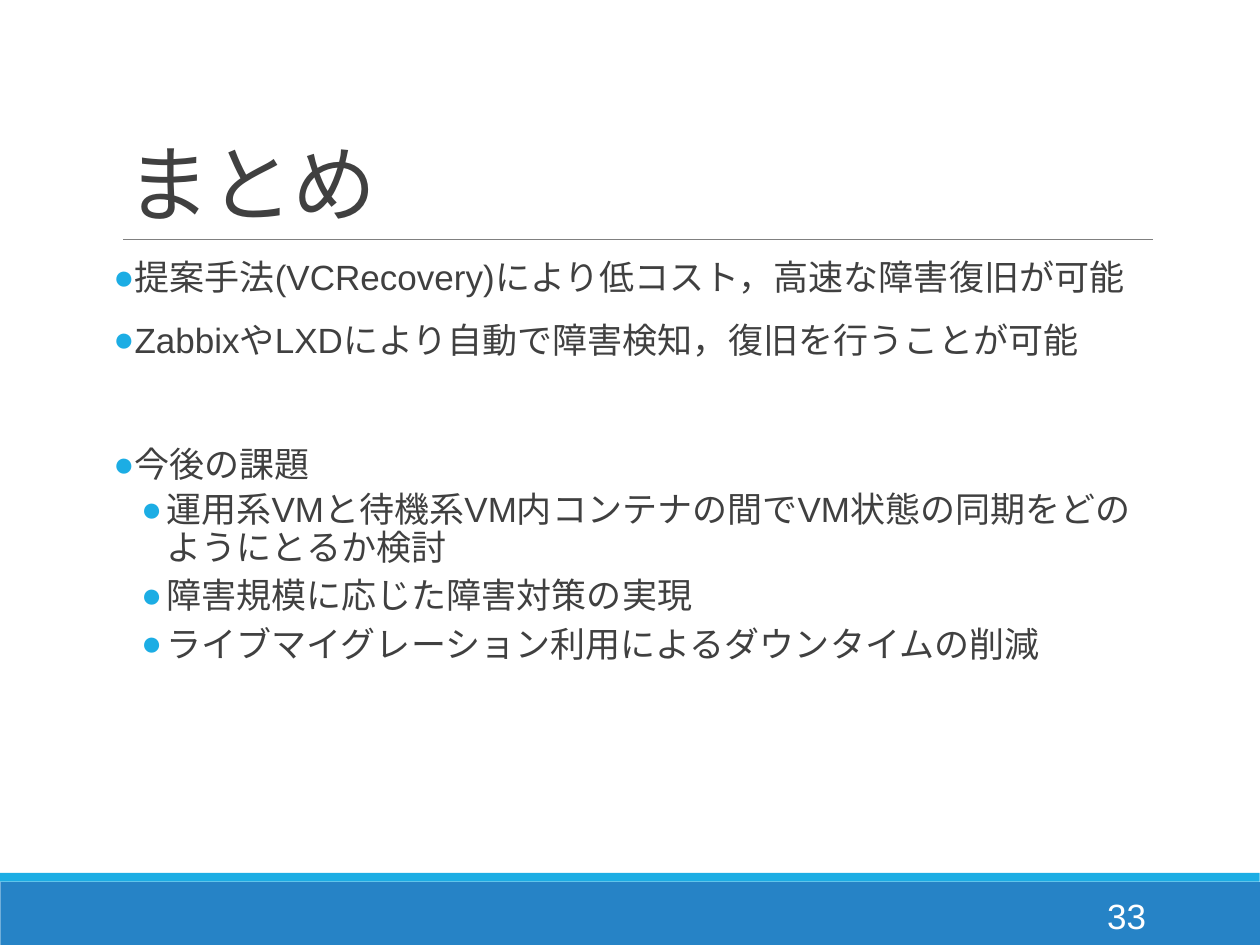
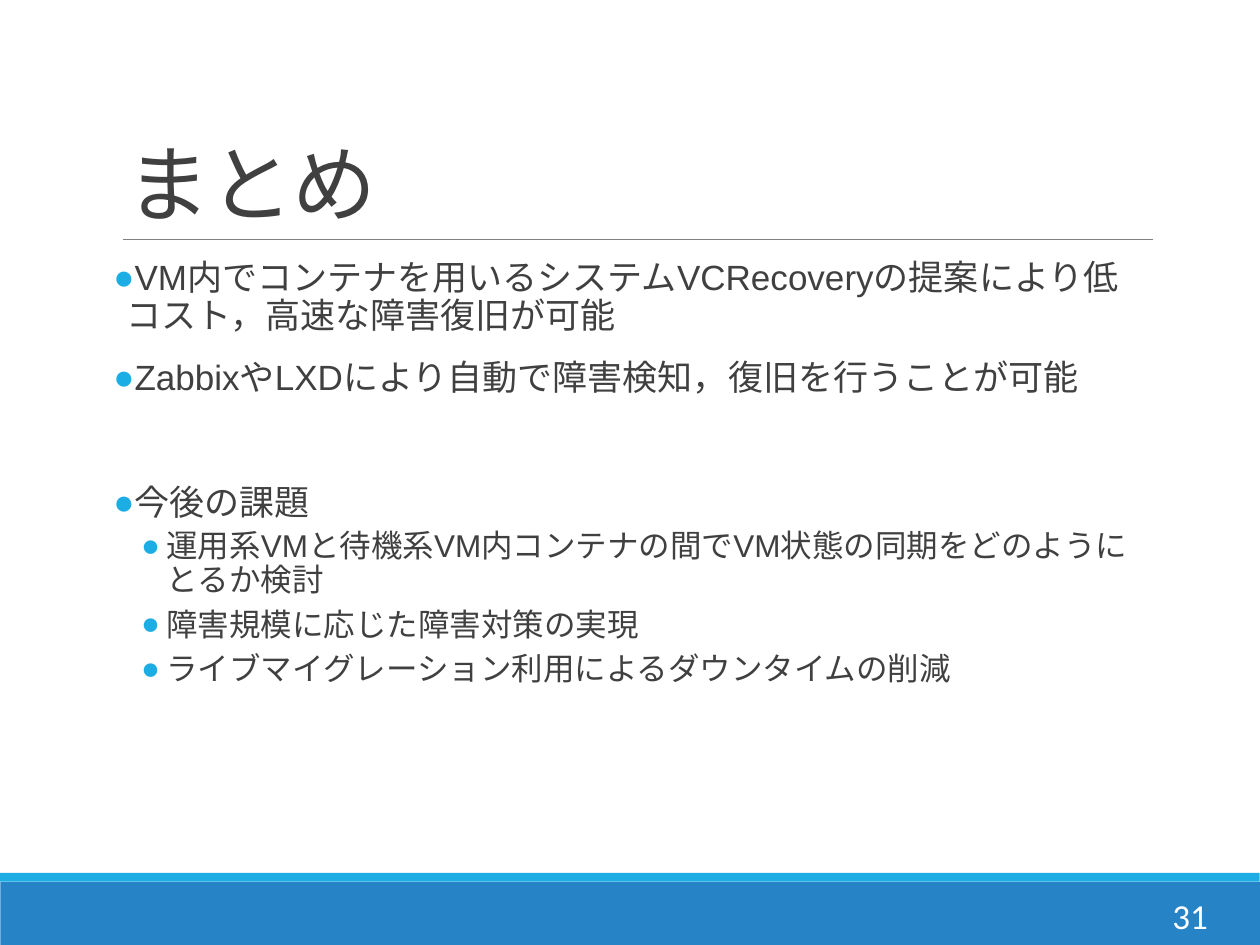
Before and after one commit to Kota0823/Document, a slide deck: slide 31 of 輪講2019-1_鈴木洸太.pptx (slide 33 before the commit). Drawn at 1260x945 pixels with LibreOffice and Linux fonts; fonts in the diff are those of the drawing. Boxes give left, top, right and bottom in pixels: in the first picture for what was removed or moved away, otherwise in the second. Text is boxed around its words. In the diff, an @@ line names an element or a change of style, - is before the commit and + after.

```diff
--- a/輪講2019-1_鈴木洸太.pptx
+++ b/輪講2019-1_鈴木洸太.pptx
@@ text at (x1=126, y1=298, x2=616, y2=332): text changed @@
-● 提案手法(VCRecovery)により低コスト，高速な障害復旧が可能
+● VM内でコンテナを用いるシステムVCRecoveryの提案により低コスト，高速な障害復旧が可能
@@ text at (x1=166, y1=530, x2=1127, y2=683): size 20 to 18 pt in "運用系VMと待機系VM内コンテナの間でVM状態の同期をどのようにとるか検討", "障害規模に応じた障害対策の実現", "ライブマイグレーション利用によるダウンタイムの削減" @@
@@ page number at (x1=1172, y1=906, x2=1207, y2=930): text changed; font Arial to Calibri @@
-33
+31
```
Also in this commit, not shown: 30 other slides changed, 2 slides added.
